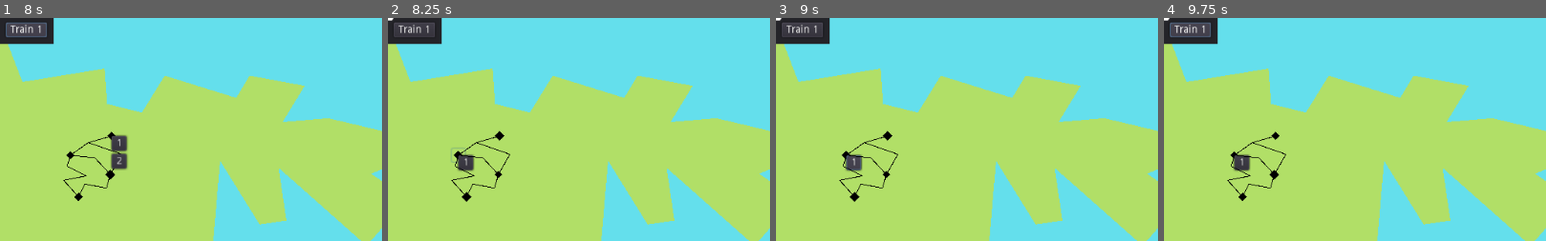
Above: before the commit, frames 1-4 (left to right).
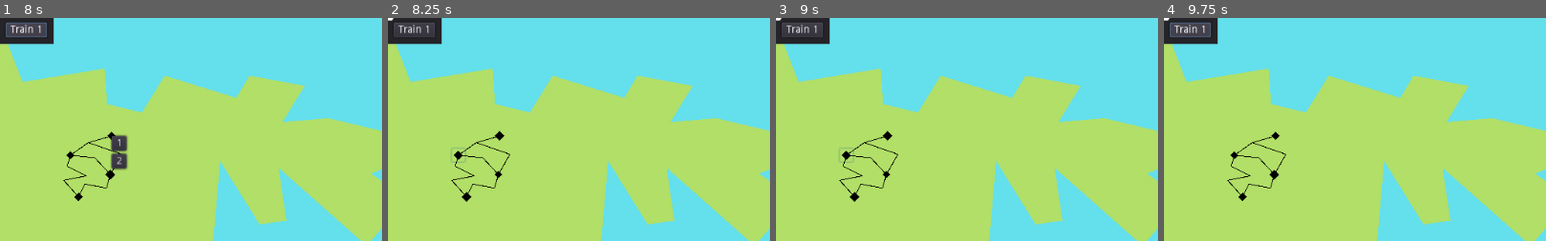
Above: after the commit, the same moments.

Repository: LeBoku/supply-chained
Game: Godot game, scene res://Game.tscn
Two runs of this game, one before a commit and one after it. Both use one fixed random seed, a clock stepped at 60 frames per second and the inputs below.
Inputs (mouse positions are % of the whole screen's width and height, from its top left):
- Up to frame 1 (8 s): click "Train 1" at 0.5 s; click (9, 31) at 1.27 s; click "1" at 2 s; click "1" at 2.75 s; click (15, 26) at 3.52 s; click "1" at 4.25 s; click "2" at 5 s; click "1" at 5.75 s; click "2" at 6.5 s; click "Train 1" at 7.25 s
- Up to frame 2 (8.25 s): click (9, 31) at 8.02 s
- Up to frame 3 (9 s): click (10, 32) at 8.75 s, where only the run before the commit has a clickable "1"
- Up to frame 4 (9.75 s): click "Train 1" at 9.5 s
The pictures show only the part of the screen within x 0-50%, y 0-50%; the shares and areas given below are measured in that part.

Frame 1 is identical in both runs. In frame 2, 0.3% of the frame differs, in the area x 18-23%, y 61-69%; in frame 3, 0.4%, in the area x 16-23%, y 58-69%; in frame 4, 0.3%.
Error before the commit: Invalid get index 'curve' (on base: 'Nil'). (res://router/Route.gd:26)
Error after the commit: Invalid get index 'curve' (on base: 'Nil'). (res://router/Route.gd:30)

Commit message:
allow for planning pickup/dropoff

Diff:
--- a/supply-chained/route-builder/RouteBuilder.gd
+++ b/supply-chained/route-builder/RouteBuilder.gd
@@ -3,26 +3,35 @@
 const Route = preload("res://router/Route.tscn");
 
 var steps = [];
-var pickups = [];
+var pickups = {};
 
 func build_route(carrier, map):
 	enable_stations(true)
 	var station = null
 	steps = []
-	pickups = []
+	pickups = {}
 
 	while len(steps) == 0 or station != steps[0]:
 		if station != null:
 			steps.append(station)
+			station.show_pickup_panel()
 			enable_stations(true, station.get_connected_stations())
 
 		station = yield(map, "station_selected") as Station
 
 		enable_stations(false)
-		station.show_pickup_panel()
 
 	carrier.visible = true
-	return Route.instance().init(steps, carrier)
+	return Route.instance().init(steps, carrier, pickups)
+
+func add_pickup(id: String, dropoff: bool):
+	var index = len(steps)-1
+
+	if not pickups.has(index):
+		pickups[index] = []
+
+	var current_pickups = pickups[index]
+	current_pickups.append({"id": id, "dropoff": dropoff})
 
 func enable_stations(enabled:bool, stations=get_tree().get_nodes_in_group('Station')):
 	for s in stations:
--- a/supply-chained/router/Route.gd
+++ b/supply-chained/router/Route.gd
@@ -4,21 +4,25 @@
 
 var stations: Array
 var carrier: Node2D
+var pickups: Dictionary
 
-func init(stations: Array, carrier:Node2D):
+func init(stations: Array, carrier:Node2D, pickups:Dictionary):
 	self.stations = stations
 	self.carrier = carrier
+	self.pickups = pickups
 	return self
 
 func start():
 	var index = 0
 
 	while is_instance_valid(self):
+		yield(handle_pickups(index), 'completed')
+
 		var next_index = index + 1
 		if next_index > len(stations)-1:
 			next_index=0
 
-		yield(travel(stations[index],stations[next_index]), 'completed')
+		yield(travel(stations[index], stations[next_index]), 'completed')
 		index = next_index
 
 func travel(from: Station, to: Station):
@@ -28,3 +32,15 @@
 		add_child(segment)
 		yield(segment, 'arrived')
 		segment.queue_free()
+
+func handle_pickups(index: int):
+	if pickups.has(index):
+		for p in pickups[index]:
+			if p["dropoff"]:
+				yield(stations[index].dropoff(p["id"], "Test"), "completed")
+			else:
+				var content = yield(stations[index].pickup(p["id"]), "completed")
+				print(content)
+
+	else:
+		yield(get_tree().create_timer(0), "timeout")
--- a/supply-chained/station/Station.gd
+++ b/supply-chained/station/Station.gd
@@ -5,6 +5,8 @@
 
 export var available_resources = PoolStringArray()
 export var pickup_station_count = 2
+
+var pickup_contents = {}
 
 var out_connections = []
 
@@ -20,6 +22,19 @@
 
 	if !enabled:
 		$PickupPoints.visible = false
+
+func pickup(id: String):
+	yield(get_tree().create_timer(2), "timeout")
+	return pickup_contents[id]
+
+func dropoff(id: String, content: String):
+	var wait_time = 0.2
+
+	if pickup_contents[id] == null:
+		pickup_contents[id] = content
+		wait_time = 2
+
+	yield(get_tree().create_timer(wait_time), "timeout")
 
 func show_pickup_panel():
 	$PickupPoints.visible = true
@@ -39,6 +54,11 @@
 func _on_pressed():
 	emit_signal("selected", self)
 
+func _on_pickup_point_pressed(event: InputEventMouseButton, id: String):
+	if event is InputEventMouseButton and (event.button_index == BUTTON_LEFT or event.button_index == BUTTON_RIGHT):
+		var pickup = event.button_index == BUTTON_LEFT
+		get_node('/root/RouteBuilder').add_pickup(id, pickup)
+
 func set_pickup_stations(count: int):
 	for child in $PickupPoints.get_children():
 		$PickupPoints.remove_child(child)
@@ -47,6 +67,12 @@
 
 	for i in range(count):
 		var button = Button.new()
-		button.text = str(i + 1)
+		var id = str(i + 1)
+		button.text = id
 
 		$PickupPoints.add_child(button)
+
+		if not pickup_contents.has(id):
+			pickup_contents[id] = null
+
+		button.connect("gui_input", self, "_on_pickup_point_pressed", [id])
